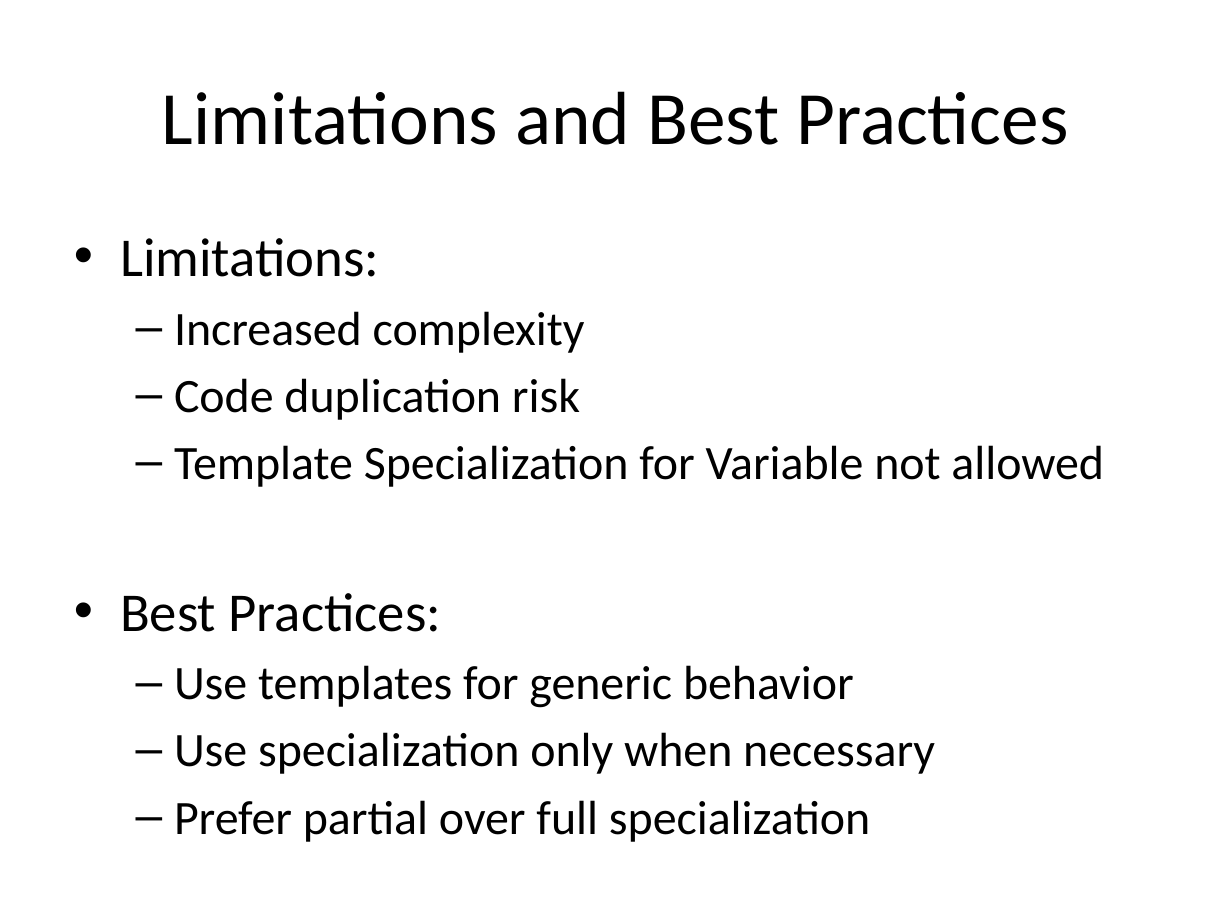
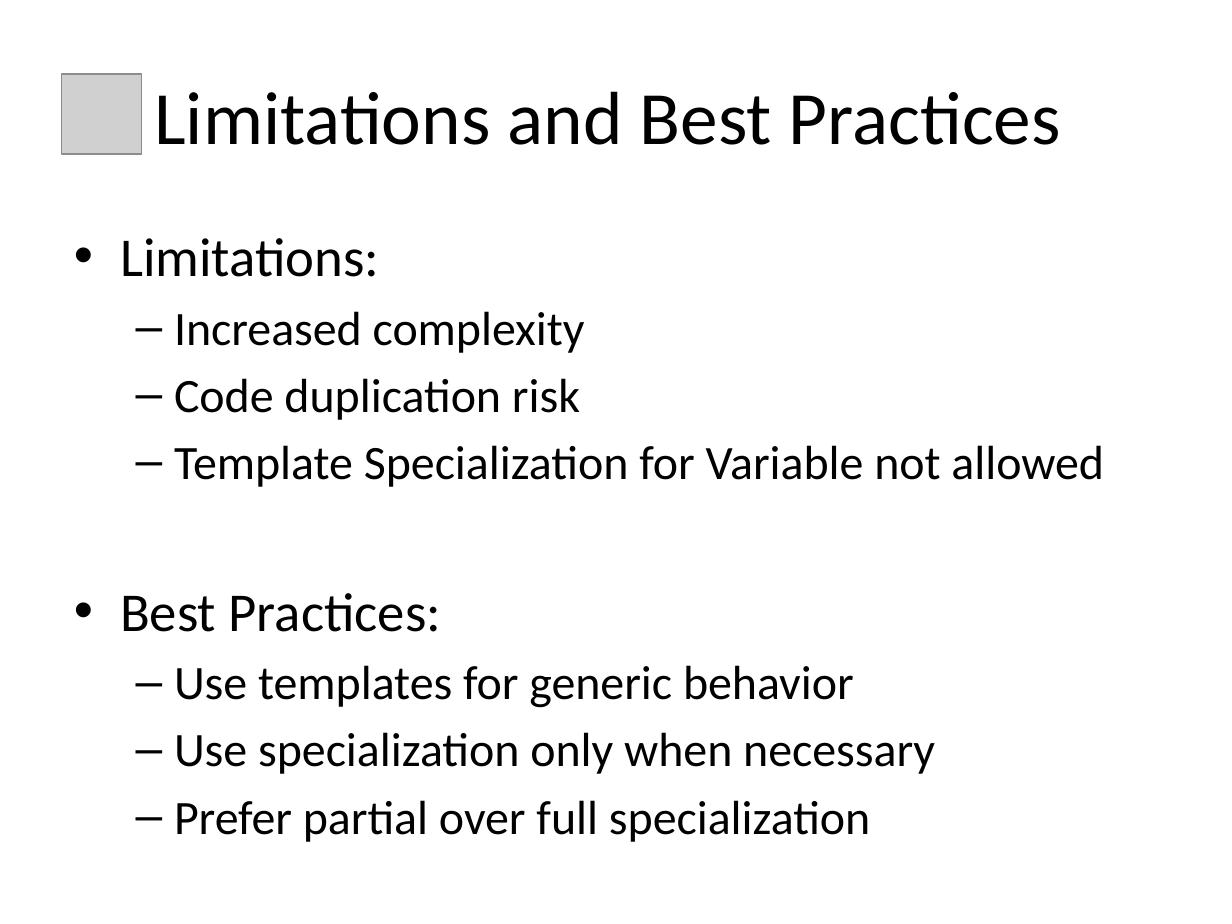
Before and after one commit to Ramjilal4You/CPP_Advanced, a slide deck: slide 13 of Templates/cpp_templates_with_diagrams.pptx (slide 15 before the commit). Drawn at 1232x924 pixels with LibreOffice and Linux fonts; fonts in the diff are those of the drawing; grey boxes stand for pictures; background and template pictures are left out. Boxes give left, top, right and bottom in pixels: in the first picture for what was removed or moved away, otherwise in the second. Text is boxed around its words. In the diff, an @@ line names an element or a change of style, - is before the commit and + after.

```diff
--- a/Templates/cpp_templates_with_diagrams.pptx
+++ b/Templates/cpp_templates_with_diagrams.pptx
@@ title "Limitations and Best Practices": place and size @@
-title "Limitations and Best Practices" at (162,91,1069,145)
+title "Limitations and Best Practices" at (154,91,1061,145)
@@ title "Limitations and Best Practices" at (154,91,1061,145): alignment centre to left @@
@@ picture added at (62,74,142,154) @@
```
Also in this commit, not shown: 13 other slides changed, 2 slides removed, 40 other files.
